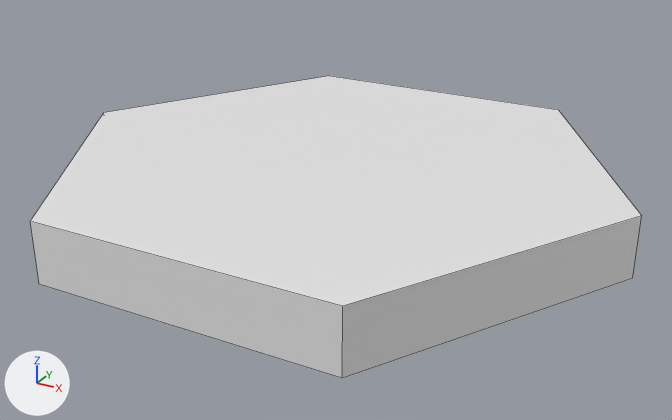
What one commit did to the Blender file assets/PROP/school.blend.
Camera for both pictures: a 50 mm camera at (4.22, -7.64, 3.85) aimed at (0.13, -0.21, 0.13). Lighting does not change. The marker at lower left points along +X, +Y and +Z. Mesh edges are drawn as thin lines.

Names of what the first picture shows: 'fountain'.
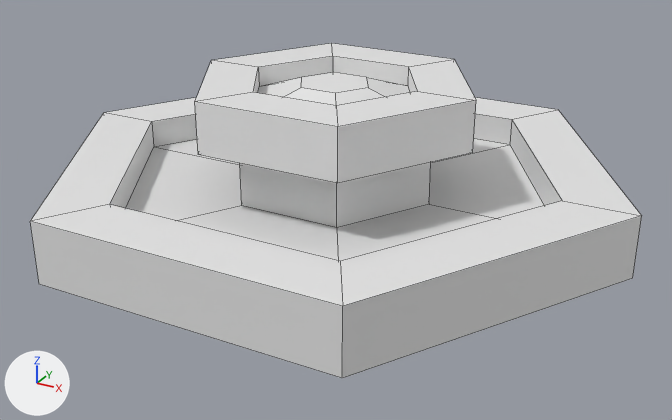
Boxes [x1, y1, x2, y2] around the edits, measured in the pictures (672 x 420 px):
'fountain', reshaped (11% taller)
    before: [30, 76, 642, 378]
    after: [30, 43, 642, 378]
part 1 of me_cylinder, built on
    before: [30, 76, 641, 306]
    after: [30, 43, 641, 306]

Patch to the scene script:
```diff
--- a/assets/PROP/school.blend.py
+++ b/assets/PROP/school.blend.py
@@ me_cylinder @@
 # used by ob_fountain; location = (0.0, 0.0, 0.3); rotation_euler = (0.0, 0.0, 0.524), in degrees (0, 0, 30)
-me_cylinder.from_pydata(...)  # 12 vertices, 8 faces; spans x -2.6..2.6, y -3.0..3.0, z -0.3..0.3
+me_cylinder.from_pydata(...)  # 66 vertices, 62 faces; spans x -2.6..2.6, y -3.0..3.0, z -0.3..1.1
+# me_cylinder part 1
+# 1 face is deleted
+# 30 vertices are added at x -2.0..2.0, y -2.31..2.31, z 0.0..1.06
+# 6 new vertices lie (0.0, 0.0, 0.6) away from vertices in x -0.9..0.9, y -1.04..1.04, z 0.0
+# 6 new vertices lie (0.0, 0.0, 0.5) away from vertices in x -1.25..1.25, y -1.45..1.45, z 0.6
+# 6 new vertices lie (0.0, 0.0, 0.3) away from vertices in x -2.0..2.0, y -2.31..2.31, z 0.0
+# 6 new vertices lie (0.0, 0.0, 0.2) away from vertices in x -0.75..0.75, y -0.87..0.87, z 0.9
+# 55 new faces join them
```
